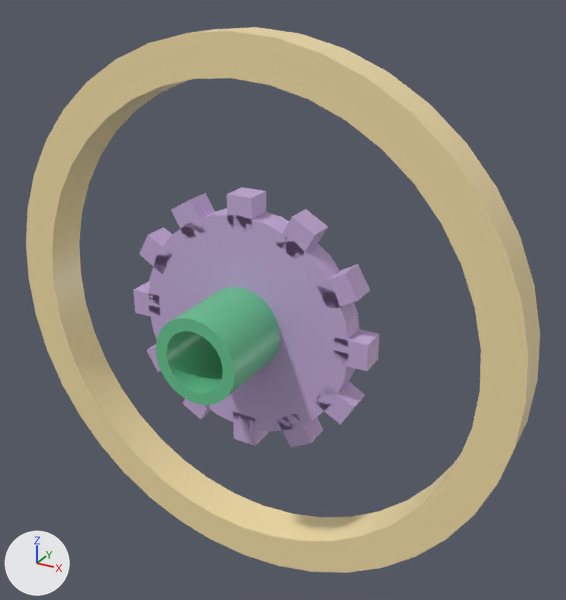
Renders of the glTF model public/models/obstacle-kit.glb from each side of a commit.
Camera for both pictures: a 50 mm camera at (3.88, -6.32, 3.5) aimed at (0.26, 0.25, 0.22). Lighting does not change. The marker at lower left points along +X, +Y and +Z. The picture after the commit comes second.

In view in the first picture: 'Gear', 'PipeStraight', 'RingModule'.
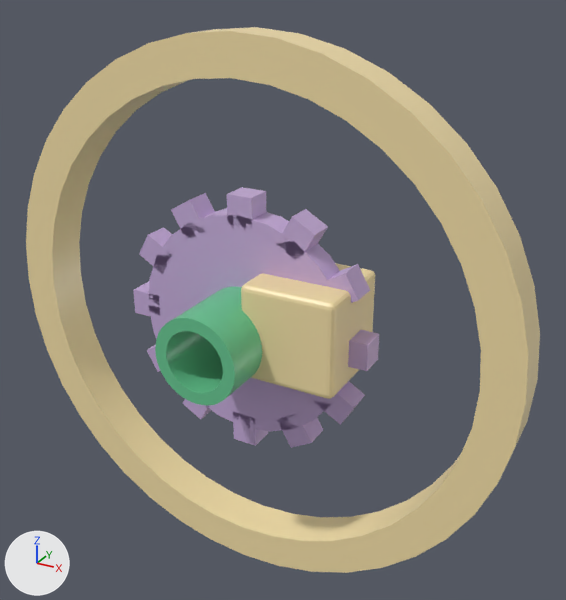
Changed parts and their boxes (x1, y1, x2, y2) in the pictures (566 x 600 px):
'RoundedPanel', added (beige)
    after: (241, 263, 375, 399)

What changed in the scene script:
```text
Add me_cube_013:
    me_cube_013.from_pydata(...)  # 96 vertices, 188 faces; spans x -0.5..0.5, y -0.5..0.5, z -0.5..0.5
    me_cube_013.materials.append(mat_warmmetal)  # beige #f6e1aa
Add ob_roundedpanel:
    ob_roundedpanel = bpy.data.objects.new('RoundedPanel', me_cube_013)
    ob_roundedpanel.location = (0.7, 0.0, 0.15)
```
